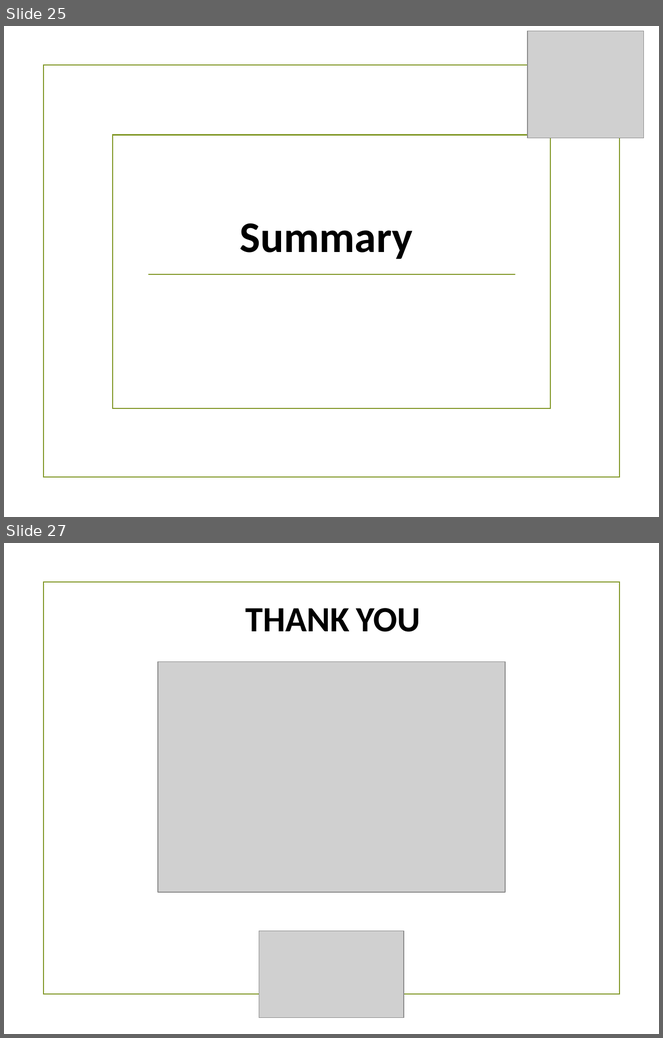
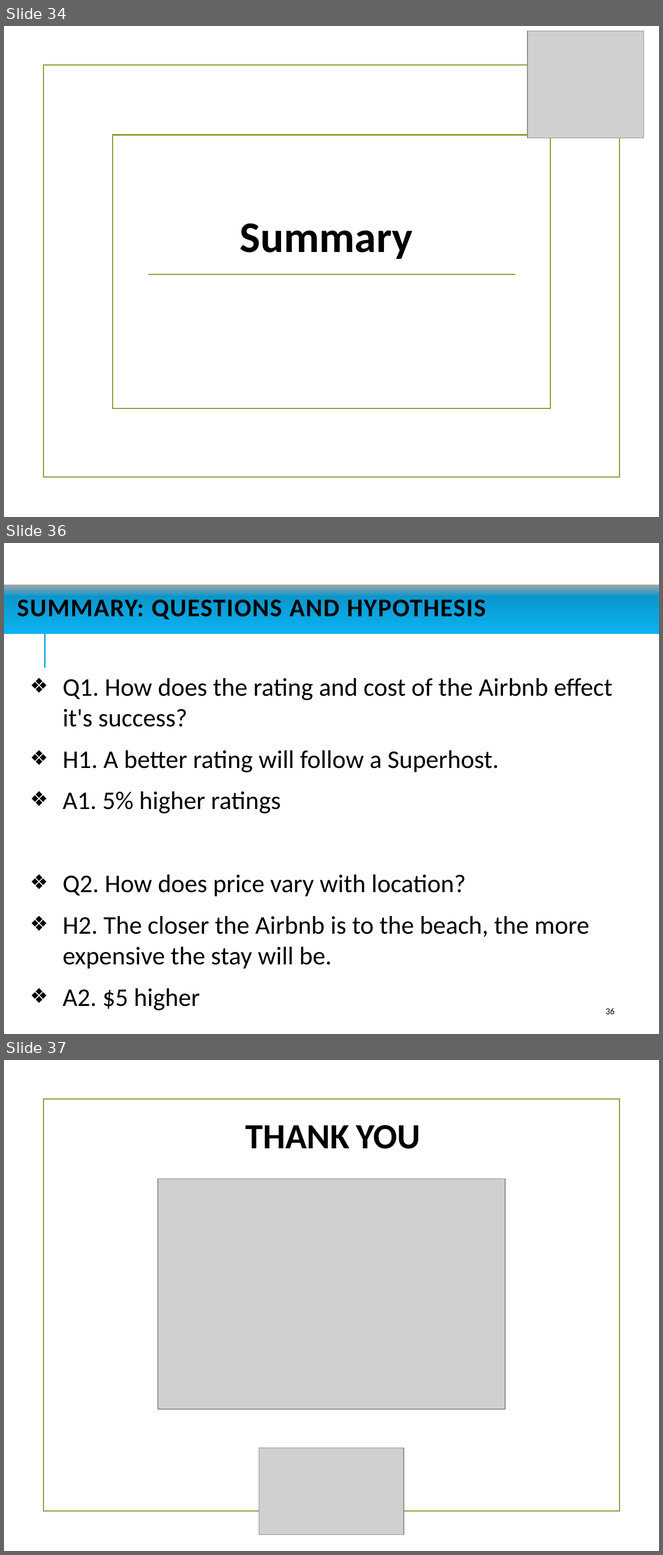
Before and after one commit to jaminiowa/Group-1-Project, a slide deck: Group1 Project - AirBnb Analysis.pptx. Shown one above the other, each under a label of ours: slides 25 and 27 before the commit, slides 34, 36 and 37 after it; the slides between them are not shown. The pictures are 663x1038 and 663x1555 pixels, drawn with LibreOffice and Linux fonts; fonts in the diff are those of the drawing; grey boxes stand for pictures; background and template pictures are left out. Boxes give left, top, right and bottom in pixels: in the first picture for what was removed or moved away, otherwise in the second. Text is boxed around its words. In the diff, an @@ line names an element or a change of style, - is before the commit and + after.

```diff
--- a/Group1 Project - AirBnb Analysis.pptx
+++ b/Group1 Project - AirBnb Analysis.pptx
@@ slide 36 added at (x1=4, y1=543, x2=659, y2=1034), background #FFFFFF @@
@@ title added at (x1=4, y1=585, x2=659, y2=634), fill gradient #A6A6A6 to #0B98CD to #0DB4F3, 28 pt, text #000000, bold @@
+SUMMARY: QUESTIONS AND HYPOTHESIS
@@ line added from (45, 667) to (45, 602), #1CADE4 1.5 pt @@
@@ text added at (x1=63, y1=678, x2=613, y2=1011), 28 pt, text #000000 @@
+❖ Q1. How does the rating and cost of the Airbnb effect it's success?
+❖ H1. A better rating will follow a Superhost.
+❖ A1. 5% higher ratings
+❖ Q2. How does price vary with location?
+❖ H2. The closer the Airbnb is to the beach, the more expensive the stay will be.
+❖ A2. $5 higher
@@ page number added at (x1=606, y1=1008, x2=615, y2=1015), 10 pt, text #0D0D0D @@
+36
@@ what was slide 25 is now slide 34 @@
@@ what was slide 27 is now slide 37 @@
```
Also in this commit, not shown: 6 slides changed, 11 other slides added, 2 slides removed.
